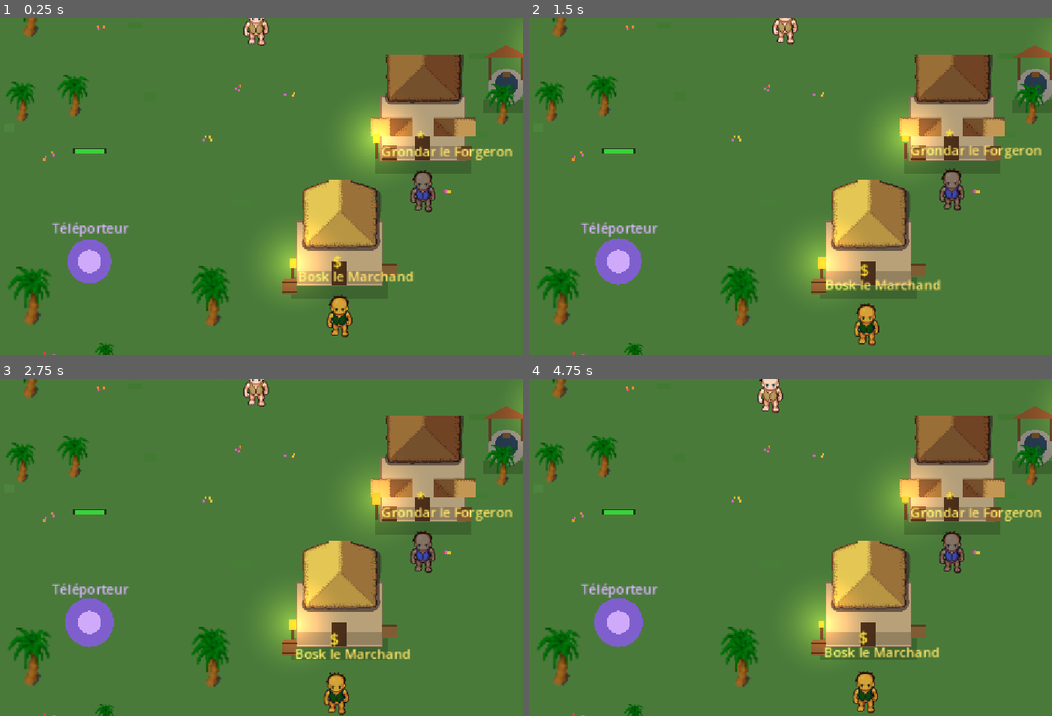
Above: before the commit, frames 1-4 (two rows, left to right).
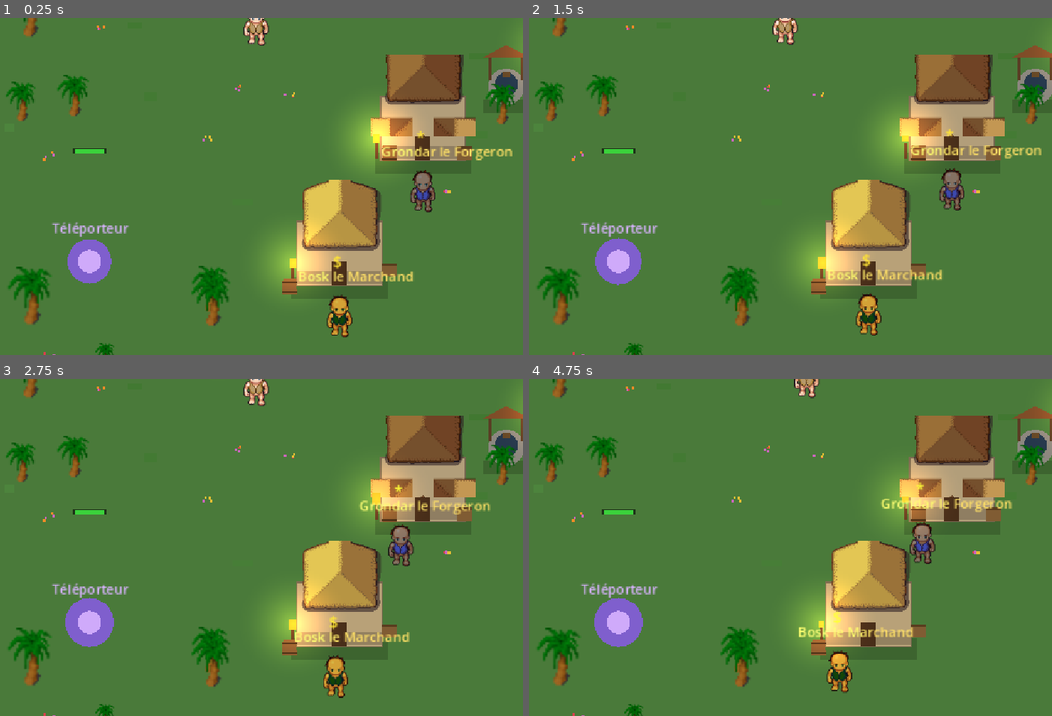
Above: after the commit, the same moments.

Repository: saintstrif13001/riendupout
Game: Godot game, scene res://scenes/World.tscn
The game is run twice, just before and just after one commit, with the same random seed, the same clock (stepped at 60 frames per second) and the same inputs. This scene is started directly instead of the project's main scene.
Inputs (mouse positions are in pixels of both pictures, inside the frame that each line leads up to):
- Up to frame 1 (0.25 s): no input
- Up to frame 2 (1.5 s): tap Enter at 0.5 s; move the mouse to (884, 169) at 0.52 s; hold D 0.53-1.25 s; tap I at 0.6 s; click (884, 169) at 0.67 s; tap Space at 0.77 s; drag from (633, 203) to (722, 253) at 1.27 s
- Up to frame 3 (2.75 s): move the mouse to (282, 473) at 2.02 s; hold D from 2.03 s (still down); tap O at 2.1 s
- Up to frame 4 (4.75 s): release D at 2.75 s; drag from (722, 614) to (570, 496) at 2.77 s; move the mouse to (931, 598) at 3.52 s; hold A 3.53-4.25 s; tap Enter at 3.6 s; tap Space at 3.77 s; drag from (570, 496) to (659, 463) at 4.27 s

The runs differ from the first frame. In frame 1, less than 0.1% of the frame differs, in the area x 46-52%, y 0-8%; in frame 2, 1.5%; in frame 3, 3.2%; in frame 4, 3.9%, in the area x 43-98%, y 0-100%.
Error in both runs: Invalid access to property or key 'race' on a base object of type 'Dictionary'. (res://scripts/game_state.gd:64)

Commit message:
Ajoute un decor propre au Marais Putride (roseaux, mares, feux follets)
Derniere des quatre zones sans decor propre (village, plaine, foret et
caverne en avaient deja) : le marais n'avait que les arbres/touffes
generiques, rien pour evoquer un bourbier hante par les zombies. Roseaux
qui ondulent, mares stagnantes avec un leger effet de bulles, et feux
follets qui derivent en pulsant.

Co-Authored-By: Claude Sonnet 5 <noreply@anthropic.com>

Diff:
--- a/scripts/tools/capture.gd
+++ b/scripts/tools/capture.gd
@@ -144,6 +144,8 @@
 			_run_foret_decor_test()
 		elif test_mode == "test_caverne_decor":
 			_run_caverne_decor_test()
+		elif test_mode == "test_marais_decor":
+			_run_marais_decor_test()
 		elif test_mode == "test_plaine_decor":
 			_run_plaine_decor_test()
 		elif test_mode == "test_npc_collision":
@@ -1293,6 +1295,25 @@
 	print("TEST_RESULT rock_and_crystal_polygons_in_caverne=%d (attendu >= 110, dont 70 rochers génériques + cristaux) crystal_and_torch_lights_in_caverne=%d (attendu >= 30) bone_colorrects_in_caverne=%d (attendu >= 55)"
 		% [rock_and_crystal_polygons, lights_in_caverne, bone_colorrects])
 
+func _run_marais_decor_test() -> void:
+	print("TEST_START:marais_decor")
+	# Le marais n'avait que les arbres/touffes génériques : ni eau stagnante,
+	# ni roseaux, ni feux follets — rien qui évoque un bourbier hanté.
+	var data = root.get_node("/root/Data")
+	var decor = inst.get_node("Decor")
+	var marais = data.ZONES.marais
+	var reed_blades = 0
+	var puddles = 0
+	var lights = 0 # feux follets + torches génériques de build_props() dans cette zone dangereuse
+	for c in decor.get_children():
+		if c.position.x < marais.x0 or c.position.x > marais.x1: continue
+		if c is Polygon2D:
+			if c.polygon.size() == 3: reed_blades += 1 # roseaux : triangles fins
+			else: puddles += 1 # mares : polygones à 10 sommets
+		elif c is PointLight2D: lights += 1
+	print("TEST_RESULT reed_blades_in_marais=%d (attendu >= 100) puddles_in_marais=%d (attendu >= 18) wisp_and_torch_lights_in_marais=%d (attendu >= 20)"
+		% [reed_blades, puddles, lights])
+
 func _run_npc_collision_test() -> void:
 	print("TEST_START:npc_collision")
 	var n = inst.npc_nodes[0]
--- a/scripts/world.gd
+++ b/scripts/world.gd
@@ -218,6 +218,7 @@
 	build_plaine_decor()
 	build_foret_decor()
 	build_caverne_decor()
+	build_marais_decor()
 
 func build_plaine_decor() -> void:
 	# La plaine était restée plate/verte alors que le village a été détaillé —
@@ -391,6 +392,77 @@
 		bone.rotation = randf_range(0, PI)
 		bone.z_index = int(y)
 		$Decor.add_child(bone)
+
+func build_marais_decor() -> void:
+	# Le marais n'avait que les arbres/touffes génériques : aucune eau stagnante,
+	# aucun roseau, aucun feu follet pour évoquer un bourbier hanté par les
+	# zombies, contrairement aux trois autres zones déjà détaillées.
+	var marais = Data.ZONES.marais
+	seed(6633)
+	for i in range(34):
+		var x = randi_range(int(marais.x0) + 60, int(marais.x1) - 60)
+		var y = randi_range(140, int(Data.WORLD_HEIGHT) - 40)
+		_spawn_reed_cluster(x, y)
+	for i in range(22):
+		var x = randi_range(int(marais.x0) + 60, int(marais.x1) - 60)
+		var y = randi_range(140, int(Data.WORLD_HEIGHT) - 40)
+		_spawn_murky_puddle(x, y)
+	for i in range(16):
+		var x = randi_range(int(marais.x0) + 80, int(marais.x1) - 80)
+		var y = randi_range(100, int(Data.WORLD_HEIGHT) - 20)
+		_spawn_will_o_wisp(x, y)
+
+func _spawn_reed_cluster(x: int, y: int) -> void:
+	var count = randi_range(3, 5)
+	for i in range(count):
+		var ox = randf_range(-10, 10)
+		var h = randf_range(14, 24)
+		var blade = Polygon2D.new()
+		blade.polygon = PackedVector2Array([Vector2(-1.5, 0), Vector2(1.5, 0), Vector2(0.5, -h)])
+		blade.color = Color(0.35, 0.42, 0.22) if randf() < 0.6 else Color(0.45, 0.36, 0.2)
+		blade.position = Vector2(x + ox, y)
+		blade.z_index = int(y)
+		$Decor.add_child(blade)
+		var sway = create_tween().set_loops()
+		sway.tween_property(blade, "rotation", randf_range(0.08, 0.16), randf_range(1.2, 1.8)).set_trans(Tween.TRANS_SINE).set_delay(randf())
+		sway.tween_property(blade, "rotation", -randf_range(0.08, 0.16), randf_range(1.2, 1.8)).set_trans(Tween.TRANS_SINE)
+
+func _spawn_murky_puddle(x: int, y: int) -> void:
+	var puddle = Polygon2D.new()
+	var w = randf_range(18, 34)
+	var h = w * randf_range(0.4, 0.55)
+	var pts = PackedVector2Array()
+	for i in range(10):
+		var a = i / 10.0 * TAU
+		var jitter = randf_range(0.85, 1.15)
+		pts.append(Vector2(cos(a) * w / 2.0, sin(a) * h / 2.0) * jitter)
+	puddle.polygon = pts
+	puddle.color = Color(0.16, 0.2, 0.12, 0.65)
+	puddle.position = Vector2(x, y)
+	puddle.z_index = -6
+	$Decor.add_child(puddle)
+	# Bulles de gaz occasionnelles : le marais a l'air vivant, pas juste peint au sol.
+	var ripple = create_tween().set_loops()
+	ripple.tween_property(puddle, "scale", Vector2(1.06, 1.06), randf_range(1.5, 2.2)).set_trans(Tween.TRANS_SINE).set_delay(randf() * 2.0)
+	ripple.tween_property(puddle, "scale", Vector2(1.0, 1.0), randf_range(1.5, 2.2)).set_trans(Tween.TRANS_SINE)
+
+func _spawn_will_o_wisp(x: int, y: int) -> void:
+	var glow = PointLight2D.new()
+	glow.texture = _radial_light_texture()
+	glow.position = Vector2(x, y)
+	glow.color = Color(0.55, 0.95, 0.75)
+	glow.energy = 0.55
+	glow.texture_scale = 0.45
+	glow.z_index = int(y) + 3
+	$Decor.add_child(glow)
+	var dx = randf_range(-20, 20)
+	var dy = randf_range(-16, 16)
+	var drift = create_tween().set_loops()
+	drift.tween_property(glow, "position", Vector2(x + dx, y + dy), randf_range(3.0, 5.0)).set_trans(Tween.TRANS_SINE)
+	drift.tween_property(glow, "position", Vector2(x, y), randf_range(3.0, 5.0)).set_trans(Tween.TRANS_SINE)
+	var pulse = create_tween().set_loops()
+	pulse.tween_property(glow, "energy", 1.0, 0.7).set_trans(Tween.TRANS_SINE).set_delay(randf())
+	pulse.tween_property(glow, "energy", 0.2, 0.9).set_trans(Tween.TRANS_SINE)
 
 func _spawn_hay_bale(x: int, y: int) -> void:
 	var bale = Polygon2D.new()
